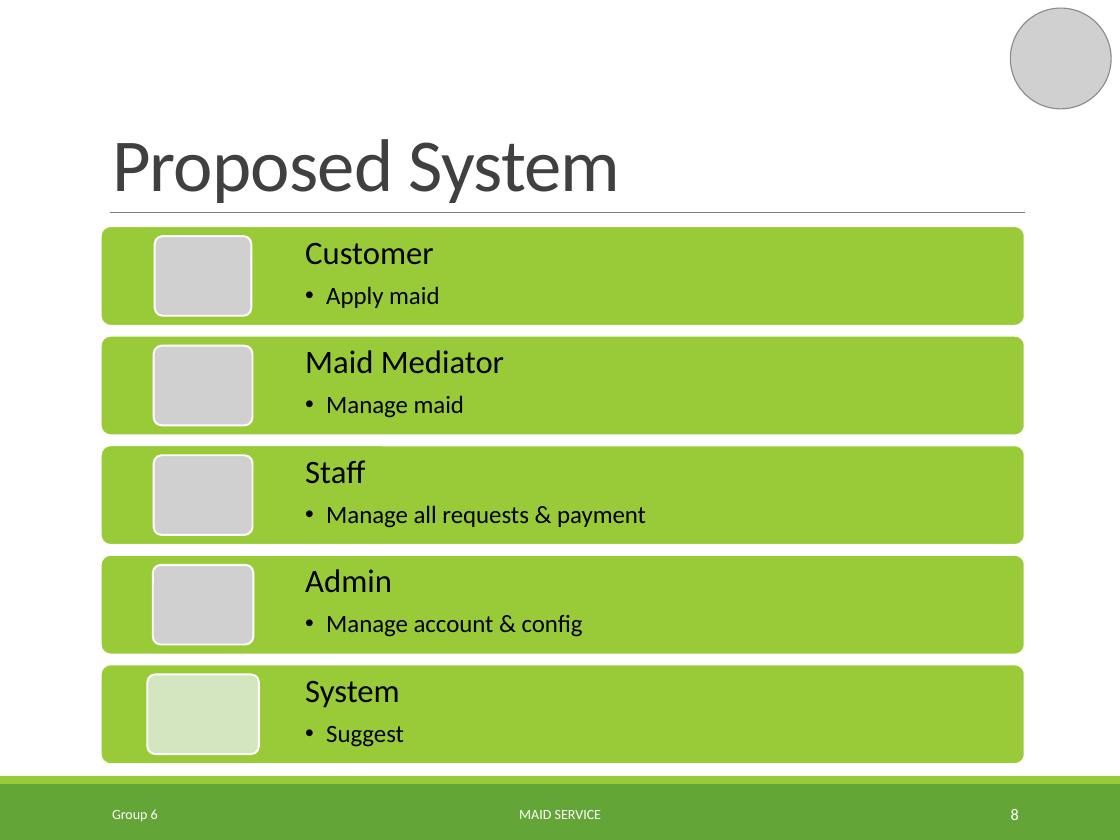
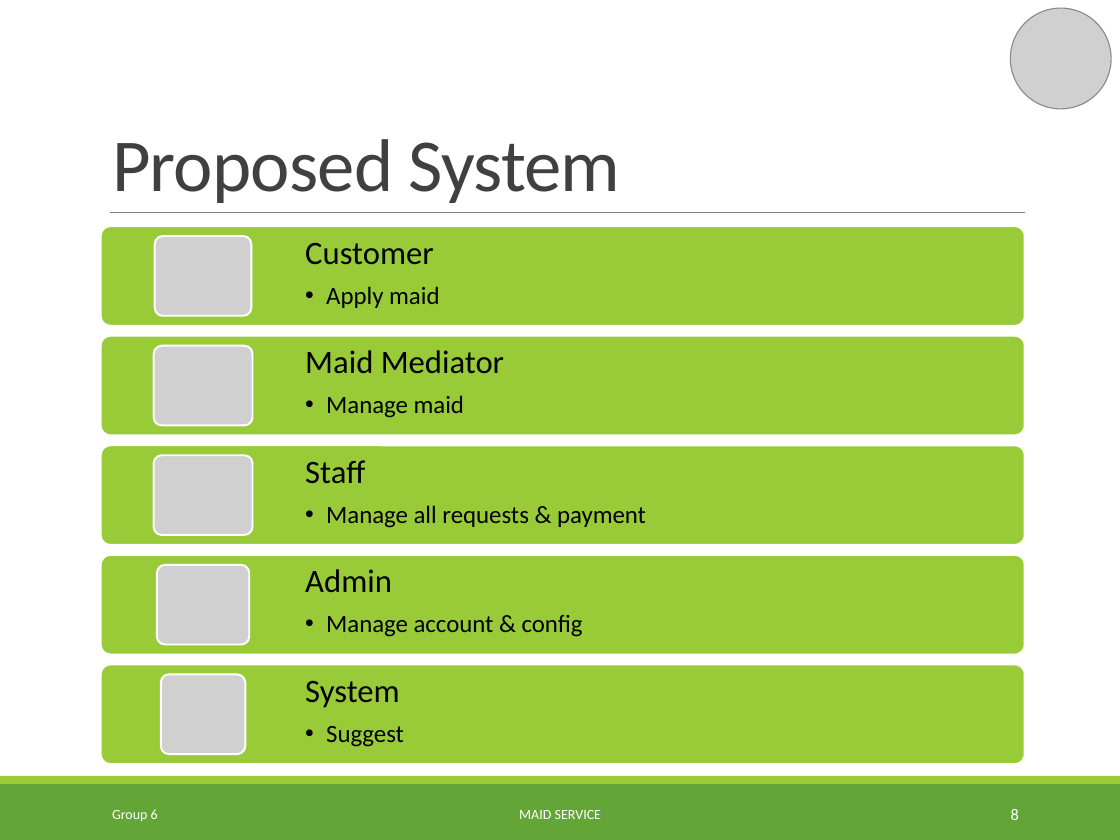
Before and after one commit to TuanBT/ms-website, a slide deck: slide 8 of Presentation/MS_Slide.pptx. Drawn at 1120x840 pixels with LibreOffice and Linux fonts; fonts in the diff are those of the drawing; grey boxes stand for pictures; background and template pictures are left out. Boxes give left, top, right and bottom in pixels: in the first picture for what was removed or moved away, otherwise in the second. Text is boxed around its words. In the diff, an @@ line names an element or a change of style, - is before the commit and + after.

```diff
--- a/Presentation/MS_Slide.pptx
+++ b/Presentation/MS_Slide.pptx
@@ picture resized from (x1=152, y1=564, x2=253, y2=644) to (x1=157, y1=564, x2=249, y2=644) @@
@@ rounded rectangle removed at (x1=148, y1=674, x2=260, y2=754) @@
@@ picture added at (x1=161, y1=674, x2=245, y2=754) @@
```
Also in this commit, not shown: 16 other slides changed, 2 slides added, 6 slides removed.
